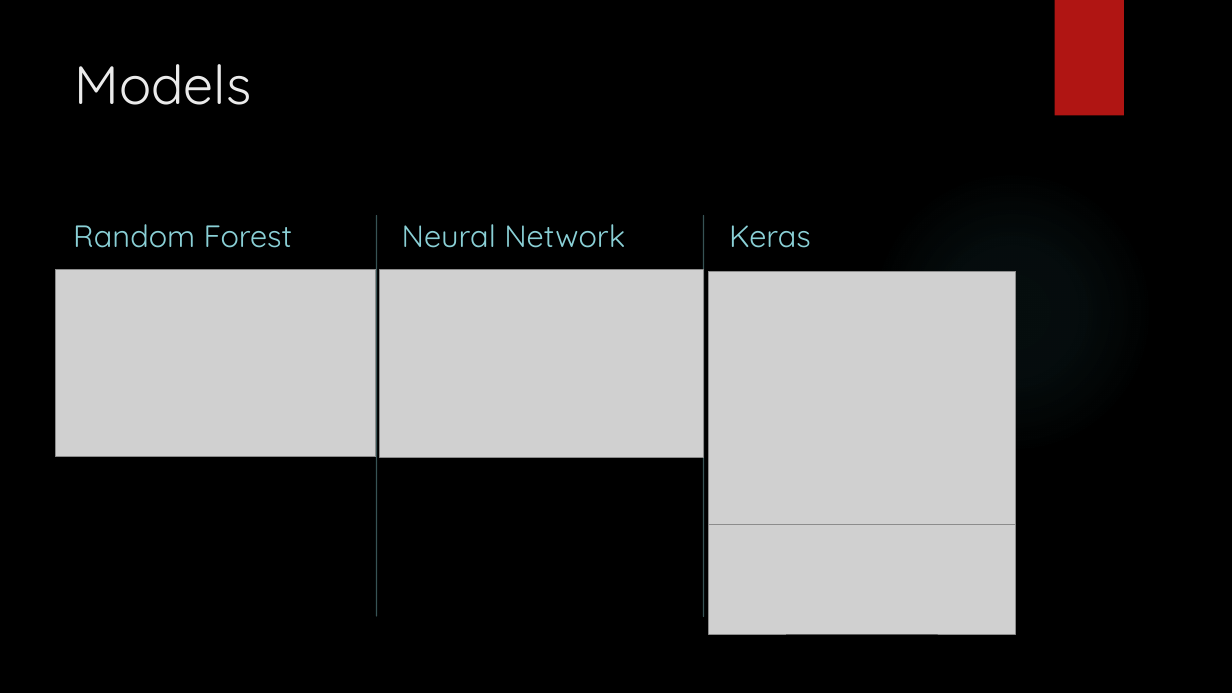
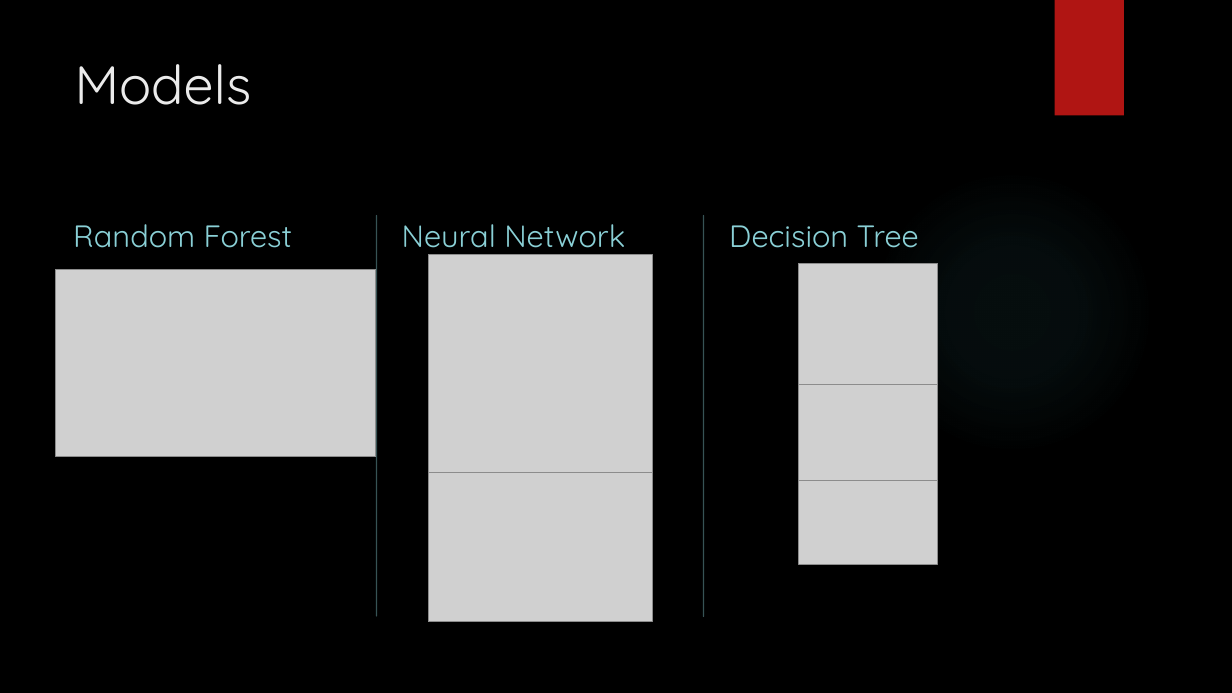
Before and after one commit to Kmkinnear/Data_Project, a slide deck: slide 6 of Presentation.pptx. Drawn at 1232x693 pixels with LibreOffice and Linux fonts; fonts in the diff are those of the drawing; grey boxes stand for pictures; background and template pictures are left out. Boxes give left, top, right and bottom in pixels: in the first picture for what was removed or moved away, otherwise in the second. Text is boxed around its words. In the diff, an @@ line names an element or a change of style, - is before the commit and + after.

```diff
--- a/Presentation.pptx
+++ b/Presentation.pptx
@@ text at box(729, 225, 919, 248): text changed @@
-Keras
+Decision Tree
@@ picture: place and size @@
-picture at box(380, 269, 703, 457)
+picture at box(428, 254, 653, 487)
@@ picture added at box(799, 263, 938, 405) @@
@@ picture removed at box(709, 272, 1017, 545) @@
@@ picture added at box(799, 384, 938, 511) @@
@@ picture added at box(428, 472, 653, 622) @@
@@ picture added at box(799, 481, 938, 565) @@
@@ picture removed at box(709, 525, 1017, 634) @@
@@ picture removed at box(719, 528, 1015, 633) @@
```
Also in this commit, not shown: 1 other slide changed.
